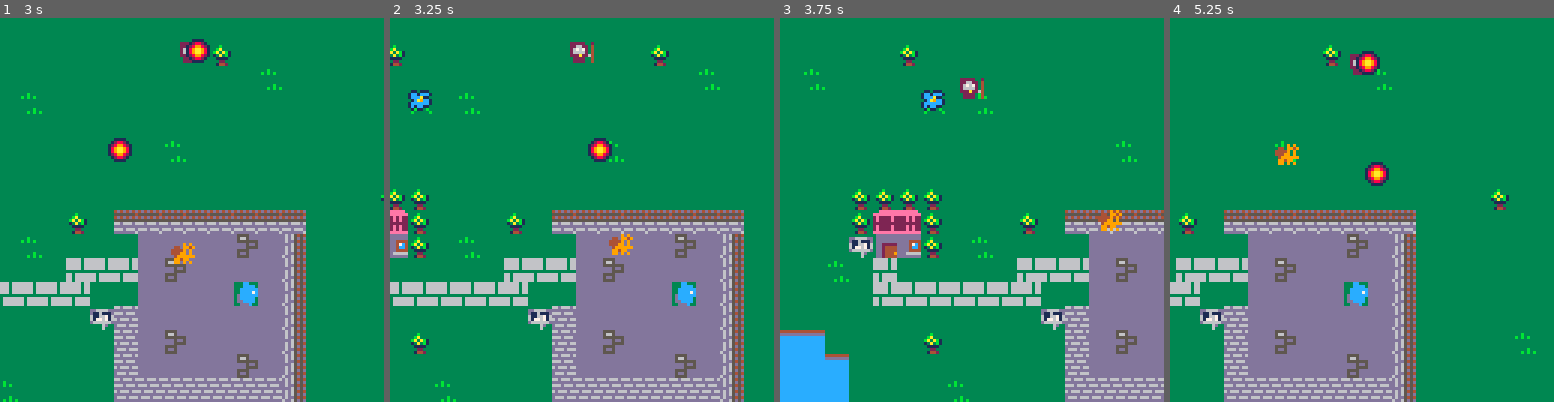
Above: before the commit, frames 1-4 (left to right).
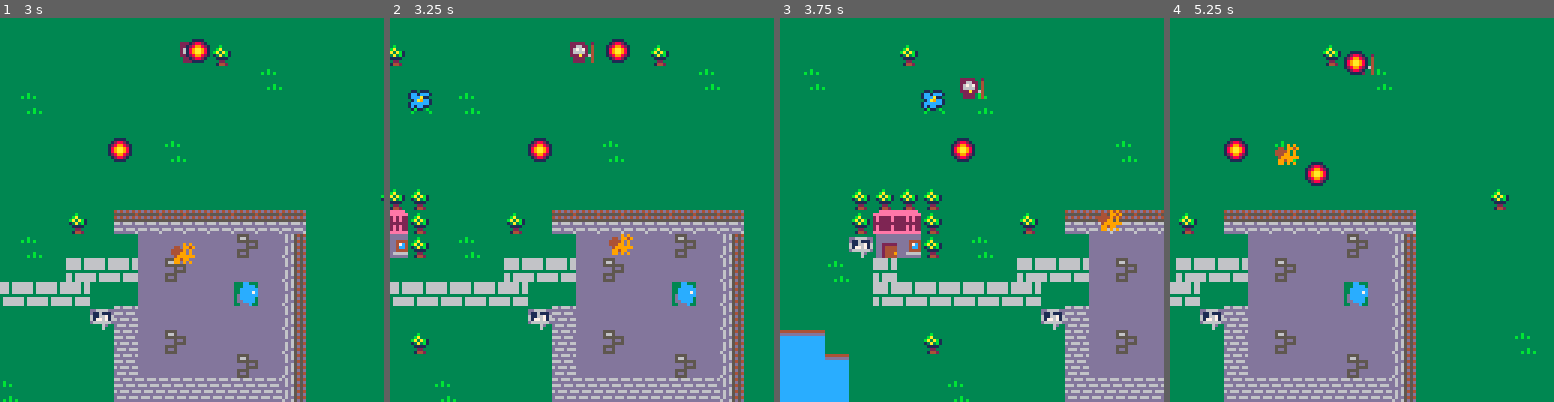
Above: after the commit, the same moments.

Repository: adatechschool/doris-pico-8-mickael-yoann-onat
Game: PICO-8 cartridge yom.p8
Two runs of this game, one before a commit and one after it. Both use one fixed random seed, a clock stepped at 60 frames per second and the inputs below.
Inputs:
- Up to frame 1 (3 s): tap X (X key) at 0.33, 1.07, 1.85, 2.97 s; hold Right 1.6-2.1 s; hold Up 2.15-2.42 s; hold Right from 2.47 s (still down)
- Up to frame 2 (3.25 s): release Right at 3.03 s; hold Left from 3.08 s (still down)
- Up to frame 3 (3.75 s): release Left at 3.58 s; hold Down from 3.63 s (still down)
- Up to frame 4 (5.25 s): release Down at 3.97 s; hold Right 4.02-4.68 s; tap X (X key) at 4.08, 5.2 s; hold Up 4.73-5.03 s; hold Left from 5.08 s (still down)

Frame 1 is identical in both runs. In frame 2, 1.0% of the frame differs, in the area x 35-63%, y 5-38%; in frame 3, 0.3%; in frame 4, 1.5%, in the area x 14-58%, y 8-44%.

Commit message:
changement de sens de la boule

Diff:
--- a/yom.p8
+++ b/yom.p8
@@ -81,7 +81,7 @@
 
 function create_player()
 	p={x=5,y=5,sprite=40,
-	power=0
+	power=0,ballspeed=2,portee=20
 	}
 
 
@@ -94,13 +94,27 @@
 function draw_player()
 	spr(p.sprite,p.x*8,p.y*8)
 end
+
+sens = 0
 
 function player_movement()
 newx=p.x
 newy=p.y
 
-if (btn(➡️)) newx+=0.51
-if (btn(⬅️)) newx-=0.51
+if btn(➡️) then
+	newx+=0.51
+ if p.ballspeed<0 then
+  p.ballspeed=p.ballspeed*(-1)
+  p.portee=p.portee*(-1)
+ end
+end
+if btn(⬅️) then
+ newx-=0.51
+ if p.ballspeed>0 then
+  p.ballspeed=p.ballspeed*(-1)
+  p.portee=p.portee*(-1)
+ end
+end
 if (btn(⬇️)) newy+=0.51
 if (btn(⬆️)) newy-=0.51
 
@@ -130,11 +144,13 @@
 -->8
 --sorts
 
+
 function shoot()
 	local new_ball={
 		x=p.x*8,
 		y=p.y*8,
-		speed=2
+		speed=p.ballspeed,
+		portee=p.portee
 	}
 	add(sorts,new_ball)
 end
@@ -144,8 +160,9 @@
 function update_sorts()
 	for s in all(sorts) do
 		local position_init=p.x*8
-		s.x+=s.speed
-	 if (s.x>(position_init+20)) del (sorts,s)
+		s.x+=p.ballspeed
+	 if (s.portee>0 and s.x>(position_init+s.portee)) del (sorts,s)
+	 if (s.portee<0 and s.x<(position_init+s.portee)) del (sorts,s)
 	end
 end
 -->8
